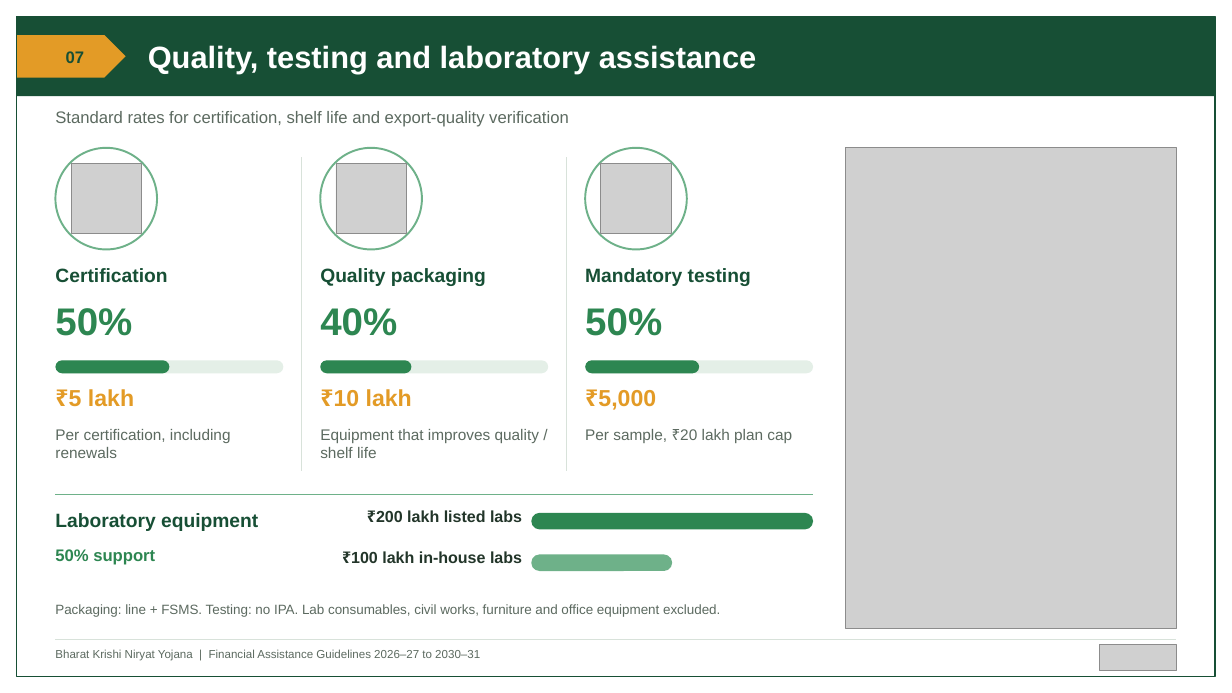
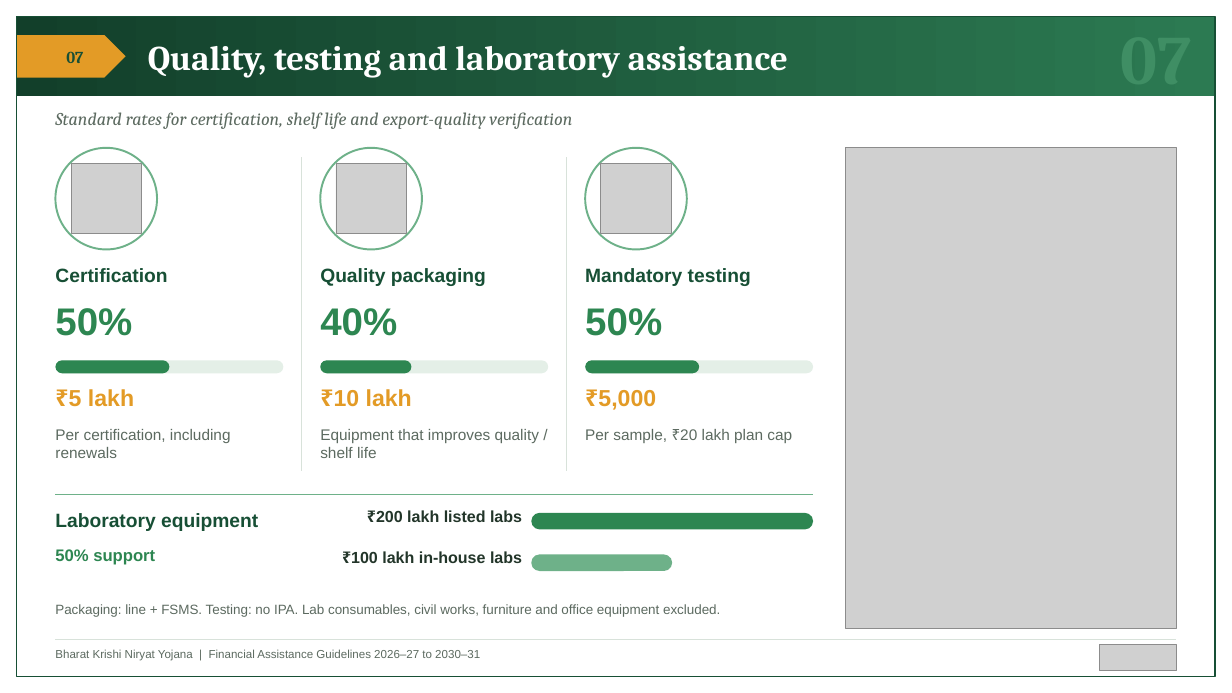
Before and after one commit to BantheFox012/FM, a slide deck: slide 7 of APEDA_BKNY_Standard_40_Percent.pptx. Drawn at 1232x693 pixels with LibreOffice and Linux fonts; fonts in the diff are those of the drawing; grey boxes stand for pictures. Boxes give left, top, right and bottom in pixels: in the first picture for what was removed or moved away, otherwise in the second. Text is boxed around its words. In the diff, an @@ line names an element or a change of style, - is before the commit and + after.

```diff
--- a/APEDA_BKNY_Standard_40_Percent.pptx
+++ b/APEDA_BKNY_Standard_40_Percent.pptx
@@ rectangle at (17,17,1215,96): fill #174F35 to gradient #123F2A to #2C7A52 @@
@@ text "Quality, testing and laboratory assistance" at (148,46,788,78): size 24 to 27 pt, font Arial to Cambria @@
@@ text "07" at (66,51,83,63): font Arial to Cambria @@
@@ text "Standard rates for certification, shelf ..." at (55,112,572,129): size 13 to 14 pt, font Arial to Cambria, italic on @@
@@ text added at (1121,96,1192,98), 54 pt, text #3F8E64, bold @@
+07
```
Also in this commit, not shown: 13 other slides changed.
